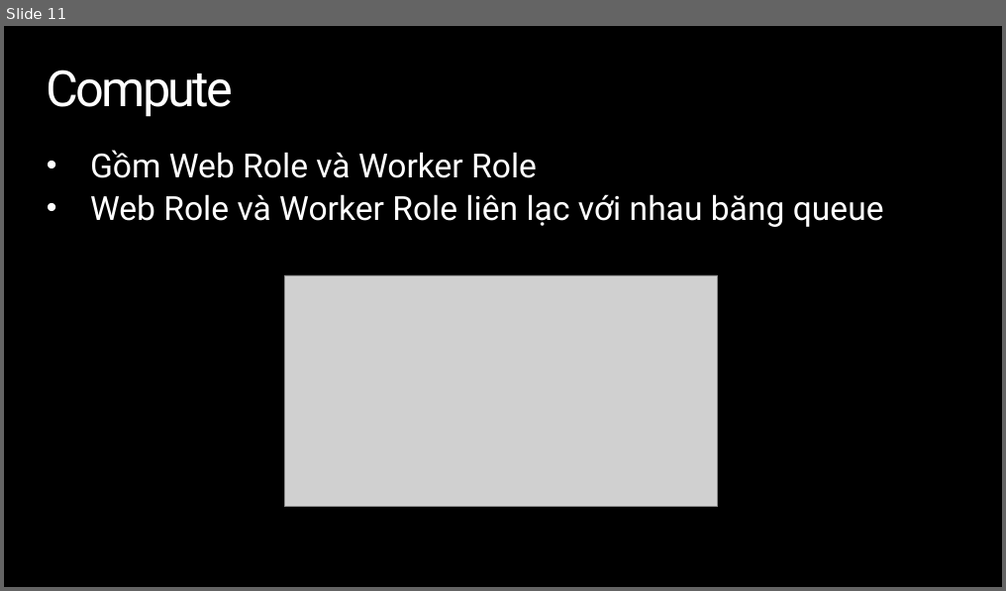
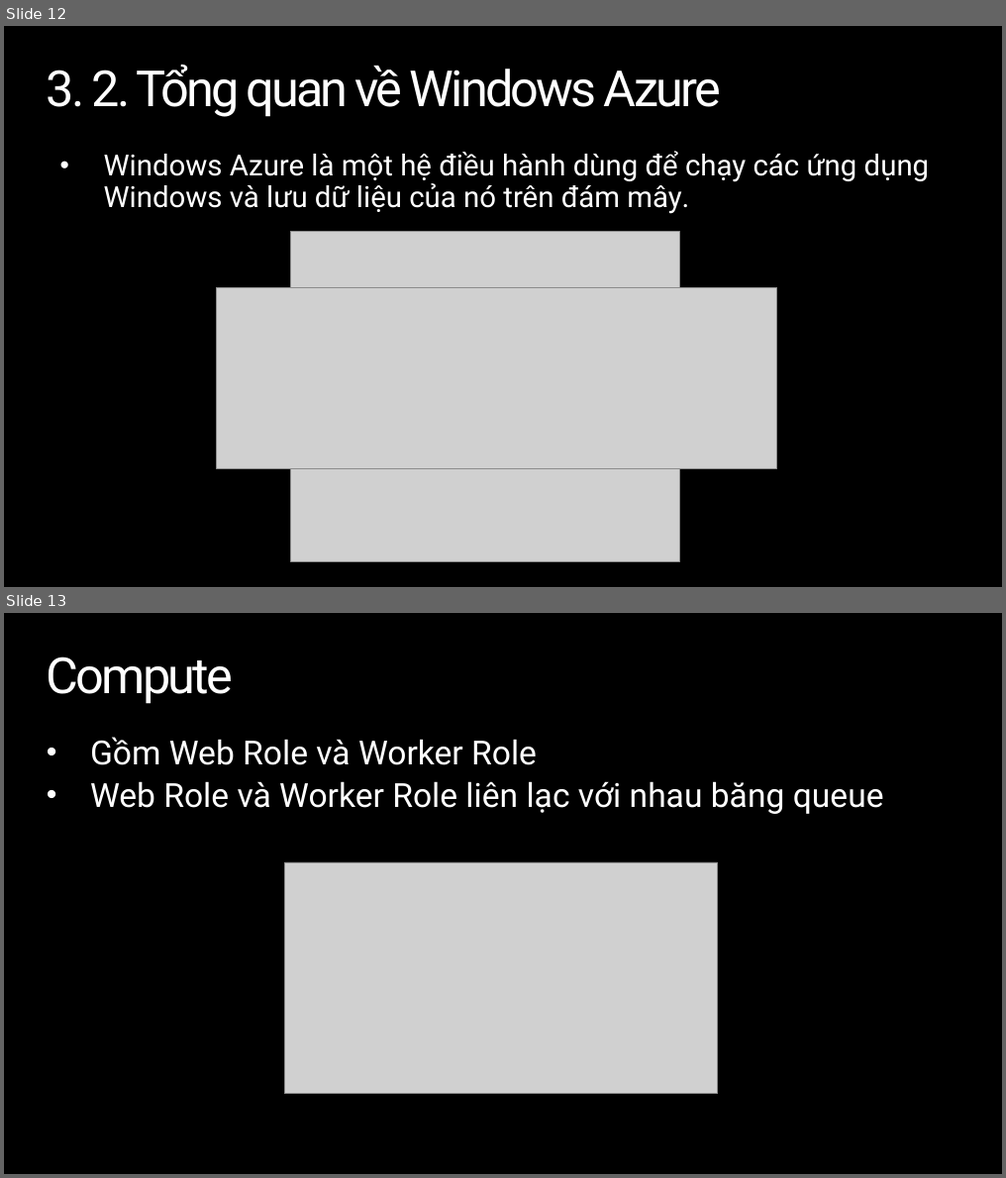
Before and after one commit to tiendv/contactbook, a slide deck: Project_Management/Báo cáo khóa luận/Presentation.pptx. Shown one above the other, each under a label of ours: slide 11 before the commit, slides 12 and 13 after it. The pictures are 1006x591 and 1006x1178 pixels, drawn with LibreOffice and Linux fonts; fonts in the diff are those of the drawing; grey boxes stand for pictures; background and template pictures are left out. Boxes give left, top, right and bottom in pixels: in the first picture for what was removed or moved away, otherwise in the second. Text is boxed around its words. In the diff, an @@ line names an element or a change of style, - is before the commit and + after.

```diff
--- a/Project_Management/Báo cáo khóa luận/Presentation.pptx
+++ b/Project_Management/Báo cáo khóa luận/Presentation.pptx
@@ slide 12 added at (4,26,1002,587), background picture (left out) @@
@@ title added at (47,64,721,117), 48 pt, text #FFFFFF @@
+3. 2. Tổng quan về Windows Azure
@@ text added at (104,151,930,214), 28 pt, text #FFFFFF @@
+• Windows Azure là một hệ điều hành dùng để chạy các ứng dụng Windows và lưu dữ liệu của nó trên đám mây.
@@ picture added at (291,232,679,563) @@
@@ picture added at (216,288,776,470) @@
@@ what was slide 11 is now slide 13 @@
```
Also in this commit, not shown: 9 slides changed, 9 other slides added, 5 slides removed.
